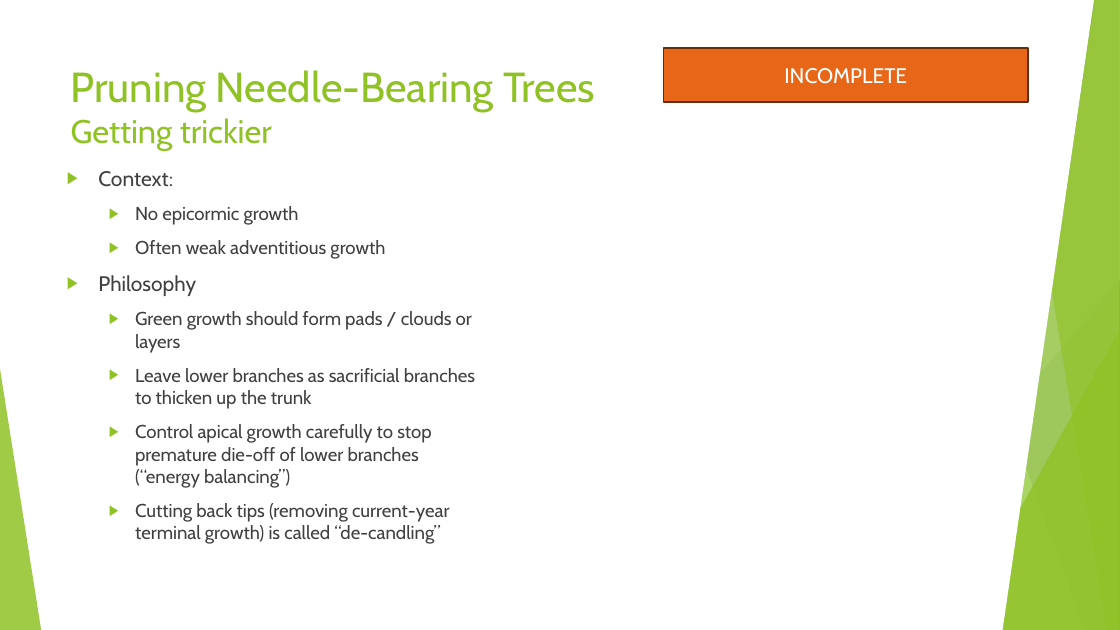
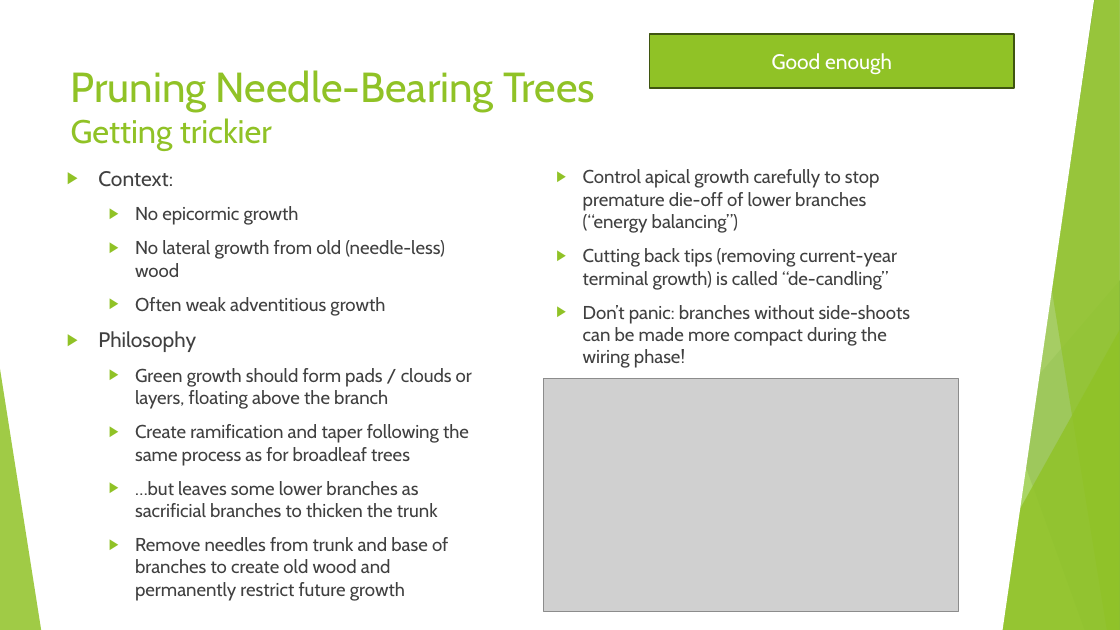
Before and after one commit to AlexLabram/Bonsai, a slide deck: slide 24 of Courseware/Bonsai On A Budget (running).pptx. Drawn at 1120x630 pixels with LibreOffice and Linux fonts; fonts in the diff are those of the drawing; grey boxes stand for pictures. Boxes give left, top, right and bottom in pixels: in the first picture for what was removed or moved away, otherwise in the second. Text is boxed around its words. In the diff, an @@ line names an element or a change of style, - is before the commit and + after.

Commit message:
Filled in "pruning needle-bearing trees" slide

```diff
--- a/Courseware/Bonsai On A Budget (running).pptx
+++ b/Courseware/Bonsai On A Budget (running).pptx
@@ rectangle added at (649,34,1014,88), fill #90C226, outline #3F5511 1.5 pt, 18 pt, text #FFFFFF @@
+Good enough
@@ rectangle removed at (664,48,1028,102) @@
-INCOMPLETE
@@ text added at (583,169,910,368), 16 pt, text #404040 @@
+  ▶ Control apical growth carefully to stop premature die-off of lower branches (“energy balancing”)
+  ▶ Cutting back tips (removing current-year terminal growth) is called “de-candling”
+  ▶ Don’t panic: branches without side-shoots can be made more compact during the wiring phase!
@@ text at (135,240,445,277): paragraph added @@
+  ▶ No lateral growth from old (needle-less) wood
@@ text at (135,368,472,601): text changed @@
-  ▶ Green growth should form pads / clouds or layers
-  ▶ Leave lower branches as sacrificial branches to thicken up the trunk
-  ▶ Control apical growth carefully to stop premature die-off of lower branches (“energy balancing”)
-  ▶ Cutting back tips (removing current-year terminal growth) is called “de-candling”
+  ▶ Green growth should form pads / clouds or layers, floating above the branch
+  ▶ Create ramification and taper following the same process as for broadleaf trees
+  ▶ …but leaves some lower branches as sacrificial branches to thicken the trunk
+  ▶ Remove needles from trunk and base of branches to create old wood and permanently restrict future growth
@@ picture added at (544,378,959,612) @@
```
Also in this commit, not shown: 12 other slides changed, 1 other file.
